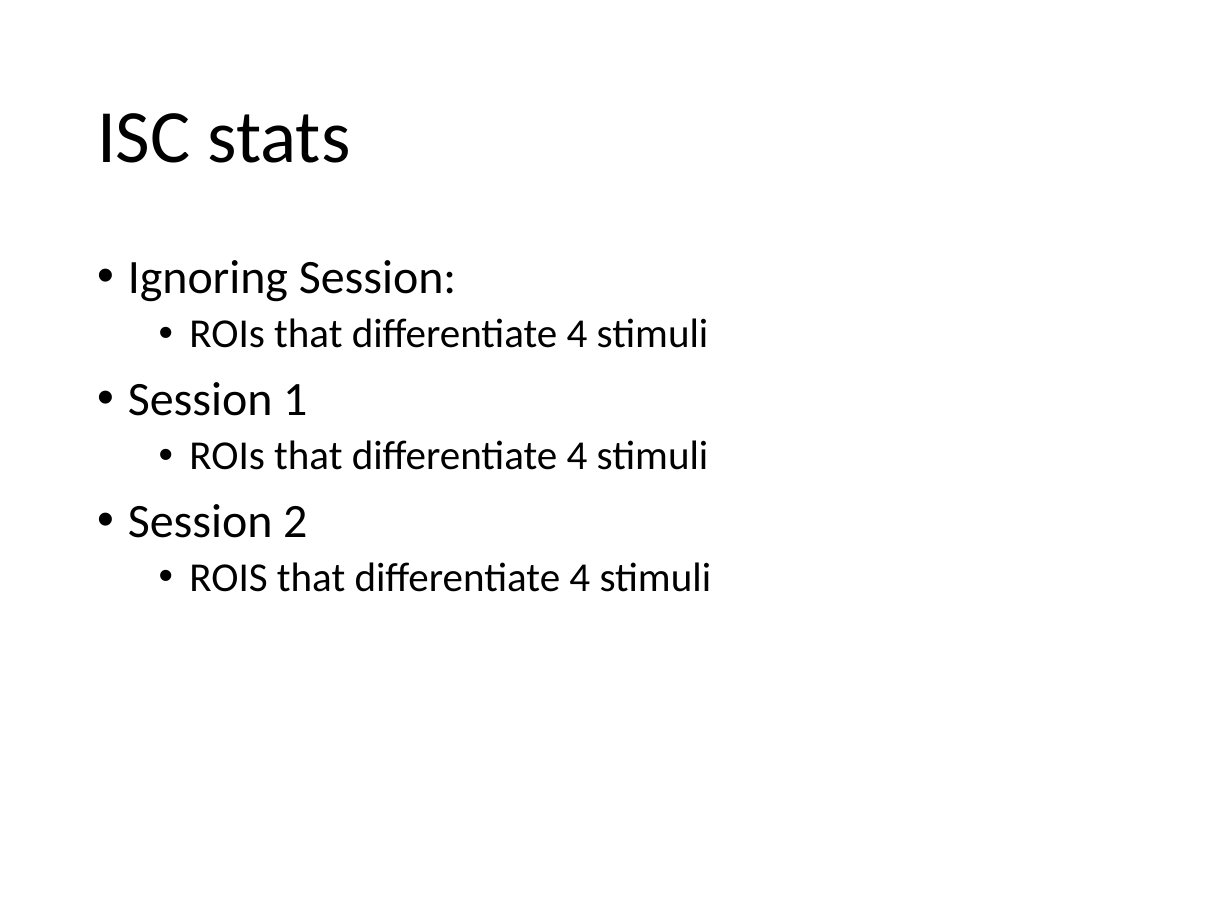
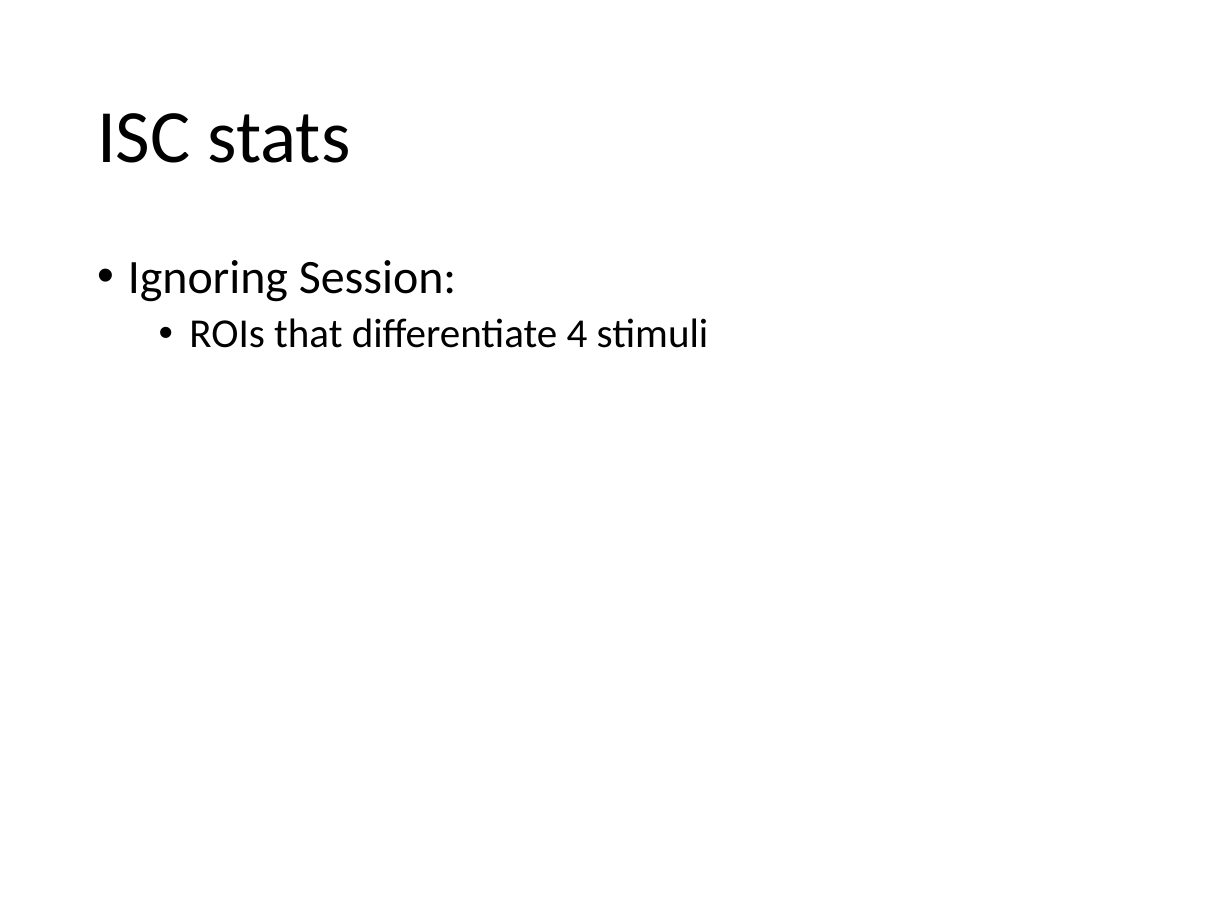
Before and after one commit to asternin/PhDProject, a slide deck: slide 5 of Meetings/2019.04.24-ISCSummary-JessAdrianBobbyMeeting.pptx. Drawn at 1232x924 pixels with LibreOffice and Linux fonts; fonts in the diff are those of the drawing. Boxes give left, top, right and bottom in pixels: in the first picture for what was removed or moved away, otherwise in the second. Text is boxed around its words. In the diff, an @@ line names an element or a change of style, - is before the commit and + after.

```diff
--- a/Meetings/2019.04.24-ISCSummary-JessAdrianBobbyMeeting.pptx
+++ b/Meetings/2019.04.24-ISCSummary-JessAdrianBobbyMeeting.pptx
@@ text at (x1=128, y1=382, x2=712, y2=592): paragraphs removed @@
-• Session 1
-  • ROIs that differentiate 4 stimuli
-• Session 2
-  • ROIS that differentiate 4 stimuli
```
Also in this commit, not shown: 2 slides added.
